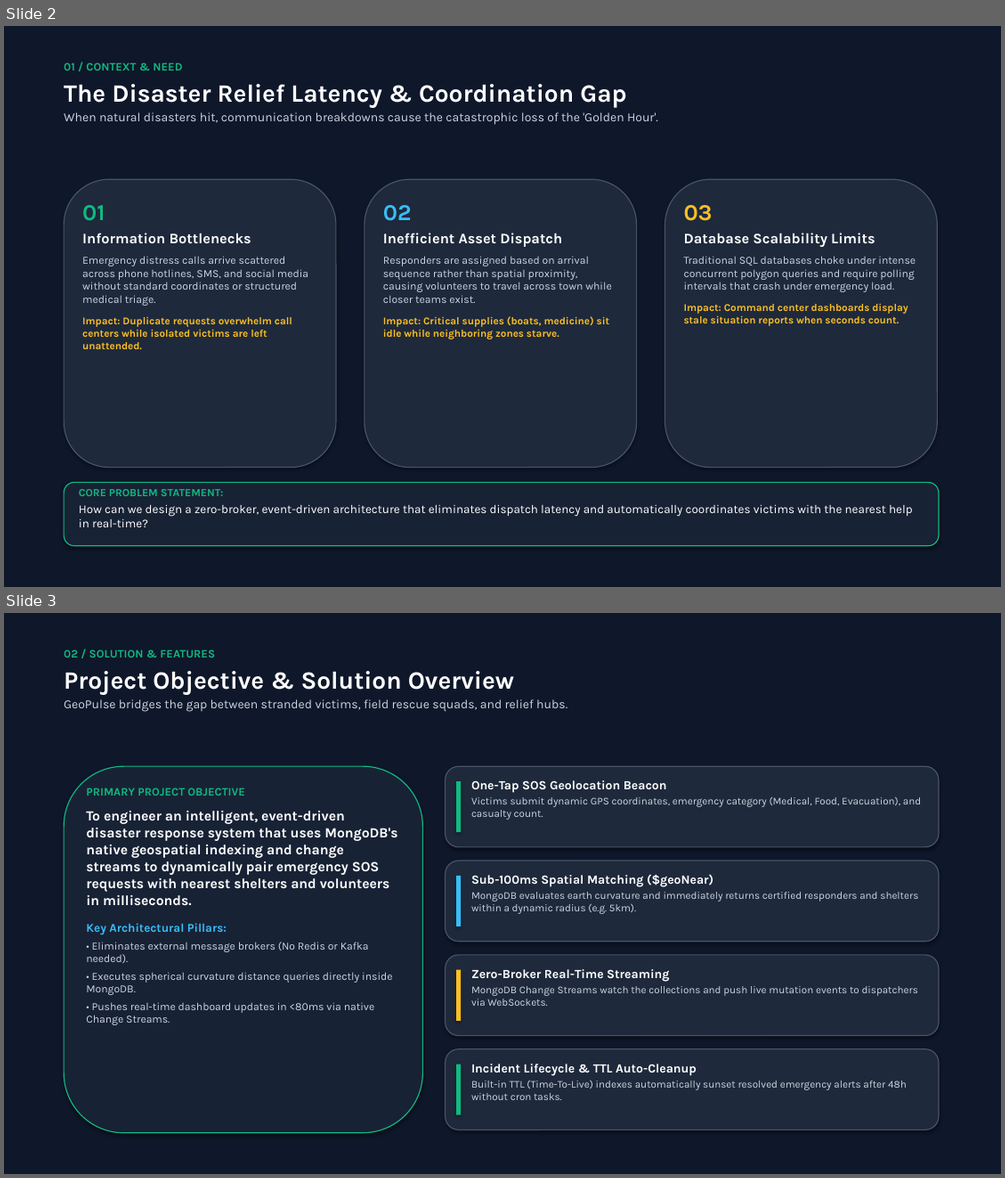
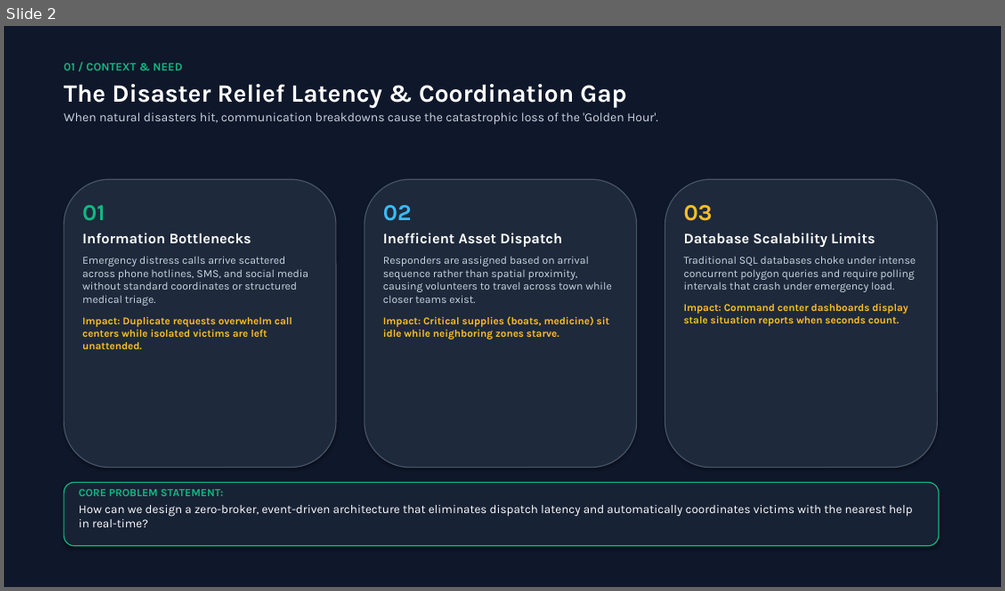
Before and after one commit to Bhupendrasirvi/GeoPulse, a slide deck: GeoPulse_Presentation_Fixed.pptx. Shown one above the other, each under a label of ours: slides 2 and 3 before the commit, slide 2 after it. The pictures are 1005x1178 and 1005x591 pixels, drawn with LibreOffice and Linux fonts; fonts in the diff are those of the drawing. Boxes give left, top, right and bottom in pixels: in the first picture for what was removed or moved away, otherwise in the second. Text is boxed around its words. In the diff, an @@ line names an element or a change of style, - is before the commit and + after.

Commit message:
feat: enhance technical objectives aligned with CSE494 syllabus, redesign human-centric UI, and update presentation deck

```diff
--- a/GeoPulse_Presentation_Fixed.pptx
+++ b/GeoPulse_Presentation_Fixed.pptx
@@ slide 3 removed at [4,613,1001,1174], background #0F172A @@
@@ text removed at [64,649,567,712] @@
-02 / SOLUTION & FEATURES
-Project Objective & Solution Overview
-GeoPulse bridges the gap between stranded victims, field rescue squads, and relief hubs.
@@ rounded rectangle removed at [64,766,423,1133] @@
@@ rounded rectangle removed at [445,766,938,847] @@
@@ text removed at [86,787,397,1025] @@
-PRIMARY PROJECT OBJECTIVE
-To engineer an intelligent, event-driven disaster response system that uses MongoDB's native geospatial indexing and change streams to dynamically pair emergency SOS requests with nearest shelters and volunteers in milliseconds.
-Key Architectural Pillars:
-• Eliminates external message brokers (No Redis or Kafka needed).
-• Executes spherical curvature distance queries directly inside MongoDB.
-• Pushes real-time dashboard updates in <80ms via native Change Streams.
@@ rectangle removed at [456,781,461,832] @@
@@ text removed at [471,780,921,819] @@
-One-Tap SOS Geolocation Beacon
-Victims submit dynamic GPS coordinates, emergency category (Medical, Food, Evacuation), and casualty count.
@@ rounded rectangle removed at [445,860,938,941] @@
@@ rectangle removed at [456,876,461,926] @@
@@ text removed at [471,874,918,914] @@
-Sub-100ms Spatial Matching ($geoNear)
-MongoDB evaluates earth curvature and immediately returns certified responders and shelters within a dynamic radius (e.g. 5km).
@@ rounded rectangle removed at [445,955,938,1036] @@
@@ rectangle removed at [456,970,461,1021] @@
@@ text removed at [471,969,918,1005] @@
-Zero-Broker Real-Time Streaming
-MongoDB Change Streams watch the collections and push live mutation events to dispatchers via WebSockets.
@@ rounded rectangle removed at [445,1049,938,1130] @@
@@ rectangle removed at [456,1064,461,1115] @@
@@ text removed at [471,1063,906,1100] @@
-Incident Lifecycle & TTL Auto-Cleanup
-Built-in TTL (Time-To-Live) indexes automatically sunset resolved emergency alerts after 48h without cron tasks.
```
Also in this commit, not shown: 1 slide added, 4 other files.
